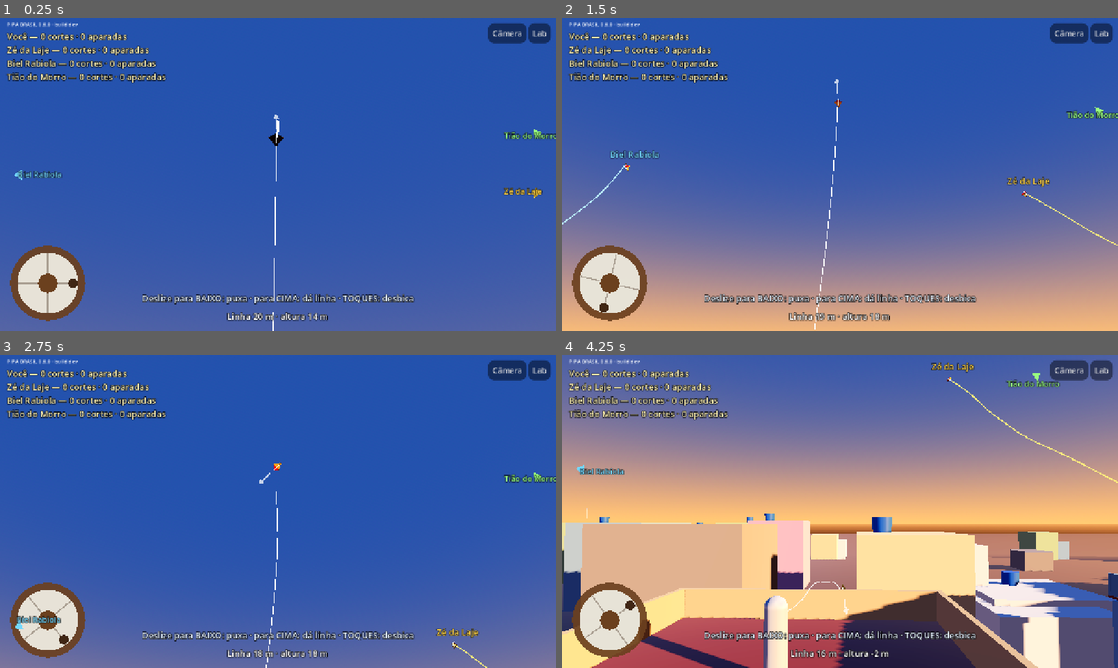
Above: before the commit, frames 1-4 (two rows, left to right).
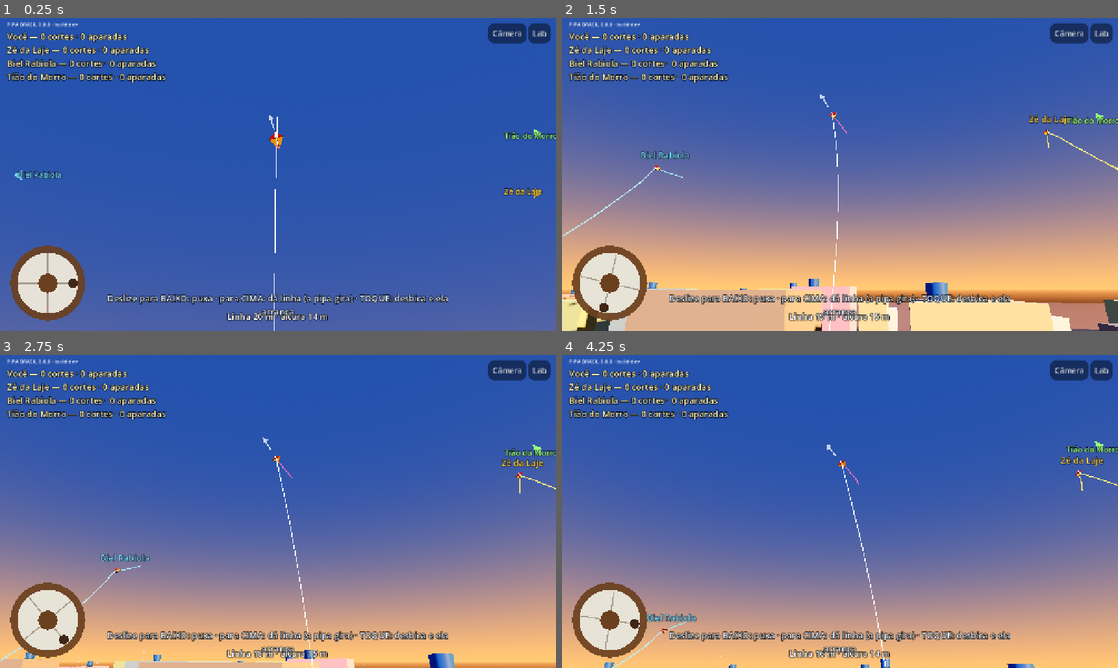
Above: after the commit, the same moments.

Repository: lucaskaeller201-ui/Pipa-Brasil
Game: Godot game, scene res://scenes/main/main.tscn
Two runs of this game, one before a commit and one after it. Both use one fixed random seed, a clock stepped at 60 frames per second and the inputs below.
Inputs (mouse positions are in pixels of both pictures, inside the frame that each line leads up to):
- Up to frame 1 (0.25 s): no input
- Up to frame 2 (1.5 s): click "Câmera" at 0.5 s; tap Enter at 1.25 s; move the mouse to (962, 158) at 1.27 s; hold W from 1.28 s (still down); tap Z at 1.35 s; click (962, 158) at 1.42 s
- Up to frame 3 (2.75 s): tap Space at 1.52 s; release W at 2 s; drag from (166, 527) to (250, 574) at 2.02 s
- Up to frame 4 (4.25 s): move the mouse to (895, 442) at 2.77 s; hold W 2.78-3.5 s; tap Q at 2.85 s; drag from (812, 574) to (673, 464) at 3.52 s

The runs differ from the first frame. In frame 1, 1.6% of the frame differs, in the area x 3-98%, y 30-100%; in frame 2, 55%; in frame 3, 54%; in frame 4, 94%, in the area x 0-100%, y 0-100%.

Commit message:
Pipa do Rio com rabiola, giro controlado, toque que trava; linhas laçadas
- KiteDefinition.pipa_rio(): rabiola, força lateral contra derrapagem,
  giro máximo 170°/s, vareta segura o bico com a linha esticada (D-026)
- Toque = puxão curto (trava o giro e arranca); dar linha até 3 m/s
- Linhas laçadas ficam juntas até uma romper; a linha que corre gasta a
  outra (D-027); faísca no ponto de encontro
- Testes: test_pipa_rio, test_laco

Co-Authored-By: Claude Opus 5.5 <noreply@anthropic.com>
Claude-Session: https://claude.ai/code/session_01VcBVPpGPHbKMkWY2F5CwiY

Diff:
--- a/game/match/livre.gd
+++ b/game/match/livre.gd
@@ -3,9 +3,10 @@
 ##
 ## Sem botões de comando: os gestos são os do pipeiro.
 ##   • Deslizar o dedo para BAIXO: puxa linha com a mão ("abraçar"); rápido = puxada forte.
-##   • Deslizar para CIMA: dá linha; soltando o dedo no embalo, a carretilha
-##     continua girando um pouco.
-##   • TOQUES rápidos: desbica (pequenas folgas; o bico gira a cada toque).
+##   • Deslizar para CIMA: dá linha (até 3 m/s); a pipa descarrega e gira num
+##     ritmo constante, mostrando o bico para todos os lados.
+##   • TOQUE rápido: desbica — um puxão curto que trava o giro; a pipa arranca
+##     reta para onde o bico parou (D-026).
 ## No PC: W/↓ puxa, S/↑ dá linha, Espaço desbica, arrastar com o mouse também vale.
 ## A física é a mesma do laboratório: os gestos viram comandos do PilotInput.
 
@@ -17,7 +18,8 @@
 
 const BOTS := 3
 const LINHA_POR_TELA := 1.6     ## m de linha por altura de tela deslizada
-const EMBALO := 0.9             ## s: quanto dura o giro da carretilha depois de soltar o dedo
+const EMBALO := 0.35            ## s: quanto a carretilha ainda gira depois de soltar o dedo
+const DAR_LINHA_MAX := 3.0      ## m/s: o mais rápido que se dá linha
 const TOQUE_MAX_S := 0.25
 const TOQUE_MAX_PX := 18.0
 const CORES := [Color(0.97, 0.97, 0.97), Color(1.0, 0.82, 0.25), Color(0.45, 0.85, 1.0),
@@ -103,7 +105,7 @@
 	var v := _velocidade_mao + teclado
 	if _dedos.is_empty() and v == 0.0:
 		v = -_embalo
-	e.haul_speed = clampf(v, -Pilot.HAUL_MAX_SPEED, Pilot.HAUL_MAX_SPEED)
+	e.haul_speed = clampf(v, -DAR_LINHA_MAX, Pilot.HAUL_MAX_SPEED)
 
 
 func _process(delta: float) -> void:
@@ -125,6 +127,8 @@
 			_linhas.call("desenhar_cadeia", fl.line.pos, cor.lerp(Color(1.0, 0.1, 0.05), clampf(fl.line.max_wear() / fl.line.strength, 0.0, 1.0)), 0.0012)
 		if fl.trailing_line != null:
 			_linhas.call("desenhar_cadeia", fl.trailing_line.pos, cor, 0.0012)
+		if fl.tail != null:
+			_linhas.call("desenhar_cadeia", fl.tail.pos, Color(1.0, 0.30, 0.60) if fl.tag <= 0 else cor.darkened(0.1), 0.02)
 	var eu := modo.you()
 	_giro_carretilha += eu.input.haul_speed * delta * 3.0
 	_atualizar_textos(eu)
@@ -215,7 +219,7 @@
 	if agora - float(d["t0"]) < TOQUE_MAX_S and posicao.distance_to(d["ini"]) < TOQUE_MAX_PX:
 		_desbicar()
 	elif _velocidade_mao < -0.5:
-		_embalo = -_velocidade_mao  # soltou no embalo de dar linha: a carretilha segue girando
+		_embalo = minf(-_velocidade_mao, DAR_LINHA_MAX)  # a carretilha ainda gira um instante
 
 
 func _arrasto(indice: int, posicao: Vector2, relativo: Vector2) -> void:
@@ -229,7 +233,7 @@
 	var eu := modo.you()
 	if _automatico or eu.cut or eu.pilot == null:
 		return
-	eu.pilot.trigger(Pilot.Impulse.DESBICAR, modo.world.time)
+	eu.pilot.trigger(Pilot.Impulse.PUXAO, modo.world.time)
 
 
 func _sobre_botao(posicao: Vector2) -> bool:
@@ -276,6 +280,17 @@
 		c.draw_line(centro + Vector2.from_angle(a) * 24.0, centro + Vector2.from_angle(a) * 68.0, Color(0.6, 0.55, 0.5, 0.8), 3.0)
 	var cabo := centro + Vector2.from_angle(_giro_carretilha) * 58.0
 	c.draw_circle(cabo, 11.0, Color(0.25, 0.15, 0.08))
+
+	# Faísca nos pontos em que as linhas estão laçadas.
+	for p in modo.world.combat.contact_points:
+		if _camera.is_position_behind(p):
+			continue
+		var s := _camera.unproject_position(p)
+		var brilho := 0.6 + 0.4 * sin(Time.get_ticks_msec() * 0.03)
+		for k in 6:
+			var a := k * PI / 3.0 + Time.get_ticks_msec() * 0.005
+			c.draw_line(s, s + Vector2.from_angle(a) * (10.0 + 6.0 * brilho), Color(1.0, 0.85, 0.3, brilho), 2.0)
+		c.draw_circle(s, 4.0, Color(1.0, 1.0, 0.8, brilho))
 
 	var eu := modo.you()
 	for f in modo.world.flyers:
@@ -363,7 +378,7 @@
 	_aviso.offset_top = 70.0
 	_aviso.offset_bottom = 160.0
 	_dica = _rotulo(raiz, 20, Color(0.9, 0.95, 1.0), HORIZONTAL_ALIGNMENT_CENTER)
-	_dica.text = "Deslize para BAIXO: puxa · para CIMA: dá linha · TOQUES: desbica"
+	_dica.text = "Deslize para BAIXO: puxa · para CIMA: dá linha (a pipa gira) · TOQUE: desbica e ela arranca"
 	_dica.set_anchors_preset(Control.PRESET_CENTER_BOTTOM)
 	_dica.offset_left = -420.0
 	_dica.offset_right = 420.0
--- a/game/modes/free_mode.gd
+++ b/game/modes/free_mode.gd
@@ -135,7 +135,7 @@
 	if velha != null:
 		velha.tag = -1           # vira avoada de ninguém
 		velha.line = null        # o pedaço que ficou na mão vai junto com o pipeiro
-	var f := world.add_flyer(KiteDefinition.raia_sem_rabiola(), p["base"], LINHA_INICIAL, 45.0, 0.0, true, 3.0)
+	var f := world.add_flyer(KiteDefinition.pipa_rio(), p["base"], LINHA_INICIAL, 45.0, 0.0, true, 3.0)
 	f.tag = i
 	p["flyer"] = f
 	p["respawn"] = -1.0
@@ -161,6 +161,11 @@
 				_messages.append("%s cortou %s!" % [_nome(autor), _nome_obj(vitima)])
 			else:
 				_messages.append("A linha de %s rompeu!" % _nome_obj(vitima))
+		"lacou":
+			var x := _dono(int(e["flyer"]))
+			var y := _dono(int(e["other"]))
+			if x >= 0 and y >= 0:
+				_messages.append("Laçou! %s × %s" % [_nome(x), _nome(y)])
 		"enroscou":
 			var quem := _dono(int(e["catcher"]))
 			if quem >= 0:
--- a/sim/combat/combat_system.gd
+++ b/sim/combat/combat_system.gd
@@ -34,6 +34,13 @@
 ## material de cchain), "captured": bool}
 var links: Array = []
 
+## Linhas laçadas (D-027): depois que duas linhas em voo se encostam, ficam
+## juntas até uma romper. Cada uma: {"a": Flyer, "b": Flyer, "ma": float,
+## "mb": float} (coordenadas no material das linhas, a partir da pipa).
+var engagements: Array = []
+## Pontos de encontro das linhas laçadas (para a tela mostrar faísca).
+var contact_points: PackedVector3Array = PackedVector3Array()
+
 var _pairs: Array = []
 var _chains: Array = []
 var _groups := PackedInt32Array()
@@ -76,7 +83,9 @@
 				a.last_contact = _owners[p[2]]
 				b.last_contact = _owners[p[0]]
 				_maybe_snag(p[0], p[1], p[2], p[3])
+				_maybe_engage(p[0], p[1], p[2], p[3])
 		_solve_links()
+		_solve_engagements(h, wear_rate if it == 0 else 0.0)
 
 
 ## Se uma das cadeias é de uma pipa avoada livre e a outra é a linha ou a
@@ -177,6 +186,11 @@
 			var seg := fl.line.weakest_segment()
 			var onde := fl.line.pos[seg].lerp(fl.line.pos[seg + 1], 0.5)
 			var quem: Flyer = fl.line.last_contact as Flyer
+			for e in engagements:
+				if e["a"] == fl:
+					quem = e["b"]
+				elif e["b"] == fl:
+					quem = e["a"]
 			fl.cut_line(seg)
 			events.append({"type": "ruptura", "flyer": fl.id, "segment": seg, "position": onde,
 				"by": quem.id if quem != null else -1})
@@ -198,6 +212,9 @@
 
 ## Esquece enroscos que envolvem um pipeiro que saiu do mundo.
 func forget(f: Flyer) -> void:
+	for e in engagements.duplicate():
+		if e["a"] == f or e["b"] == f:
+			engagements.erase(e)
 	for l in links.duplicate():
 		if l["avoada"] == f or l["catcher"] == f:
 			links.erase(l)
@@ -205,3 +222,52 @@
 				(l["catcher"] as Flyer).holding = maxi(0, (l["catcher"] as Flyer).holding - 1)
 			if l["avoada"] != f:
 				(l["avoada"] as Flyer).caught_by = null
+
+
+func _maybe_engage(ia: int, i: int, ib: int, j: int) -> void:
+	var fa: Flyer = _owners[ia]
+	var fb: Flyer = _owners[ib]
+	if fa == null or fb == null or fa == fb or fa.cut or fb.cut:
+		return
+	var a: ParticleChain = _chains[ia]
+	var b: ParticleChain = _chains[ib]
+	if a != fa.line or b != fb.line:
+		return
+	for e in engagements:
+		if (e["a"] == fa and e["b"] == fb) or (e["a"] == fb and e["b"] == fa):
+			return
+	var st := LineContact.closest_params(a.pos[i], a.pos[i + 1], b.pos[j], b.pos[j + 1])
+	engagements.append({"a": fa, "b": fb, "ma": a.material_coordinate(i, st.x), "mb": b.material_coordinate(j, st.y)})
+	events.append({"type": "lacou", "flyer": fa.id, "other": fb.id})
+
+
+## Acha de novo o ponto de encontro perto do anterior e segura as linhas juntas.
+func _solve_engagements(h: float, wear_k: float) -> void:
+	contact_points.clear()
+	for e in engagements.duplicate():
+		var fa: Flyer = e["a"]
+		var fb: Flyer = e["b"]
+		if fa.cut or fb.cut or fa.line == null or fb.line == null:
+			engagements.erase(e)
+			continue
+		var a := fa.line
+		var b := fb.line
+		var ia := int(a.locate_material(float(e["ma"])).x)
+		var ib := int(b.locate_material(float(e["mb"])).x)
+		var melhor := INF
+		var bi := ia
+		var bj := ib
+		var bst := Vector2.ZERO
+		for i in range(maxi(0, ia - 3), mini(a.size() - 1, ia + 4)):
+			for j in range(maxi(0, ib - 3), mini(b.size() - 1, ib + 4)):
+				var st := LineContact.closest_params(a.pos[i], a.pos[i + 1], b.pos[j], b.pos[j + 1])
+				var d := a.pos[i].lerp(a.pos[i + 1], st.x).distance_squared_to(b.pos[j].lerp(b.pos[j + 1], st.y))
+				if d < melhor:
+					melhor = d
+					bi = i
+					bj = j
+					bst = st
+		e["ma"] = a.material_coordinate(bi, bst.x)
+		e["mb"] = b.material_coordinate(bj, bst.y)
+		LineContact.hold_pair(a, bi, b, bj, CONTACT_RADIUS, h, wear_k)
+		contact_points.append(a.pos[bi].lerp(a.pos[bi + 1], bst.x))
--- a/sim/combat/line_contact.gd
+++ b/sim/combat/line_contact.gd
@@ -94,11 +94,53 @@
 	if wear_k > 0.0:
 		var va := a.vel[i].lerp(a.vel[i + 1], s)
 		var vb := b.vel[j].lerp(b.vel[j + 1], t)
-		var vrel := va - vb
-		var slide := (vrel - n * vrel.dot(n)).length()
-		var desgaste := wear_k * force * slide * h
-		a.add_wear(i, s, desgaste)
-		b.add_wear(j, t, desgaste)
+		_saw(a, i, s, b, j, t, va - vb, force, wear_k, h)
+	return force
+
+
+## Desgaste virtual do "relo" (D-027): a linha que CORRE no ponto de encontro
+## (o material dela passa pelo ponto) gasta a outra. Quem dá linha ou puxa
+## rápido contra uma linha parada leva vantagem.
+static func _saw(a: ParticleChain, i: int, s: float, b: ParticleChain, j: int, t: float, vrel: Vector3, force: float, wear_k: float, h: float) -> void:
+	var ta := (a.pos[i + 1] - a.pos[i]).normalized()
+	var tb := (b.pos[j + 1] - b.pos[j]).normalized()
+	var corre_a := absf(vrel.dot(ta))   # A desliza ao longo de si mesma
+	var corre_b := absf(vrel.dot(tb))
+	var base := 0.15 * (vrel.length())  # um pouco para os dois, sempre
+	a.add_wear(i, s, wear_k * force * (corre_b + base) * h)
+	b.add_wear(j, t, wear_k * force * (corre_a + base) * h)
+
+
+## Linhas laçadas (D-027): mantém os pontos mais próximos das duas linhas
+## encostados (distância = raio). Devolve a "força" de contato.
+static func hold_pair(a: ParticleChain, i: int, b: ParticleChain, j: int, radius: float, h: float, wear_k: float) -> float:
+	var p1 := a.pos[i]
+	var q1 := a.pos[i + 1]
+	var p2 := b.pos[j]
+	var q2 := b.pos[j + 1]
+	var st := closest_params(p1, q1, p2, q2)
+	var s := st.x
+	var t := st.y
+	var d := p1.lerp(q1, s) - p2.lerp(q2, t)
+	var dist := d.length()
+	if dist <= radius or dist < 1e-9:
+		return 0.0
+	var n := d / dist
+	var wa := a.inv_mass[i] * (1.0 - s) * (1.0 - s) + a.inv_mass[i + 1] * s * s
+	var wb := b.inv_mass[j] * (1.0 - t) * (1.0 - t) + b.inv_mass[j + 1] * t * t
+	var wsum := wa + wb
+	if wsum < 1e-12:
+		return 0.0
+	var dl := -(dist - radius) / wsum
+	a.pos[i] += n * (a.inv_mass[i] * (1.0 - s) * dl)
+	a.pos[i + 1] += n * (a.inv_mass[i + 1] * s * dl)
+	b.pos[j] -= n * (b.inv_mass[j] * (1.0 - t) * dl)
+	b.pos[j + 1] -= n * (b.inv_mass[j + 1] * t * dl)
+	var force := absf(dl) / (h * h)
+	if wear_k > 0.0:
+		var va := a.vel[i].lerp(a.vel[i + 1], s)
+		var vb := b.vel[j].lerp(b.vel[j + 1], t)
+		_saw(a, i, s, b, j, t, va - vb, force, wear_k, h)
 	return force
 
 
--- a/sim/kite/kite_body.gd
+++ b/sim/kite/kite_body.gd
@@ -144,6 +144,11 @@
 		aoa_acc += rad_to_deg(asin(minf(1.0, absf(sin_aoa)))) * area
 		area_acc += area
 	torque += _spin_moments(wind, t)
+	if d.side_force_coefficient > 0.0:
+		# Contra a derrapagem: ar ao longo da envergadura empurra de volta.
+		var x := rotation * Vector3(1.0, 0.0, 0.0)
+		var vx := (last_wind - velocity).dot(x)
+		force += x * (d.side_force_coefficient * 0.5 * RHO * d.total_area * absf(vx) * vx)
 	last_aero_force = force
 	last_aero_torque = torque
 	last_aoa_deg = aoa_acc / area_acc if area_acc > 0.0 else 0.0
@@ -192,6 +197,12 @@
 		var n := rotation * Vector3(0.0, 0.0, 1.0)
 		var wn := angular_velocity.dot(n)
 		angular_velocity -= n * (wn * (1.0 - exp(-definition.spin_damping_taut * b * b * h)))
+	if definition.spin_rate_max_deg > 0.0:
+		var n2 := rotation * Vector3(0.0, 0.0, 1.0)
+		var wn2 := angular_velocity.dot(n2)
+		var lim := deg_to_rad(definition.spin_rate_max_deg)
+		if absf(wn2) > lim:
+			angular_velocity -= n2 * (wn2 - signf(wn2) * lim)
 	_prev_rotation = rotation
 	_step_delta = velocity * h
 	position += _step_delta
--- a/sim/kite/kite_definition.gd
+++ b/sim/kite/kite_definition.gd
@@ -34,6 +34,12 @@
 ## onde ele está, e a pipa vai reta para onde aponta (D-024). Multiplica o
 ## quadrado do quanto a vareta está envergada; com a linha frouxa, some.
 @export var spin_damping_taut := 0.0
+## Giro máximo no plano da pipa (graus/s); 0 = sem limite. Com a linha frouxa
+## a pipa gira num ritmo que dá para acompanhar (D-026).
+@export var spin_rate_max_deg := 0.0
+## Força lateral contra a derrapagem (ar ao longo da envergadura): a pipa não
+## anda de lado; vai na direção da espinha, como uma flecha (D-026).
+@export var side_force_coefficient := 0.0
 
 @export_group("Rabiola")
 @export var tail_enabled := true
@@ -97,6 +103,25 @@
 	return d
 
 
+## Pipa do Rio (D-026): losango com vareta que enverga, rabiola de 2 m.
+## Com a linha esticada segura o bico e vai reta para onde ele aponta; dando
+## linha, gira num ritmo constante; um toque (puxão) trava o giro.
+## Calibrada no protótipo (tools/prototipo/fase4/sim2_fase5.py, exp8/exp9).
+static func pipa_rio() -> KiteDefinition:
+	var d := raia_laboratorio(0.0)
+	d.model_name = "Pipa do Rio"
+	d.flex_enabled = true
+	d.bow_stability = 0.0
+	d.spin_damping_quadratic = 1.0
+	d.spin_damping_linear = 0.3
+	d.spin_bias = 1.5
+	d.spin_damping_taut = 40.0
+	d.spin_rate_max_deg = 170.0
+	d.side_force_coefficient = 4.0
+	d.tail_enabled = true
+	return d
+
+
 ## Raia de combate sem rabiola, com vareta que enverga com a tensão.
 ## Com a linha esticada fica parada no céu com o bico para cima e, puxada,
 ## avança para onde o bico aponta; com a linha frouxa a vareta relaxa e ela
--- /dev/null
+++ b/tests/scenarios/test_laco.gd
@@ -0,0 +1,49 @@
+extends "res://tests/test_case.gd"
+## Linhas laçadas (D-027): quando duas linhas em voo se encostam, ficam juntas
+## até uma romper — não se soltam do nada. E a linha que corre gasta a outra.
+
+const DT := 1.0 / 120.0
+
+
+func _mundo() -> SimWorld:
+	var w := SimWorld.new()
+	w.wind = WindField.new(5.0)
+	w.add_flyer(KiteDefinition.pipa_rio(), Vector3.ZERO, 30.0, 50.0, 0.0, true, 3.0)
+	w.add_flyer(KiteDefinition.pipa_rio(), Vector3(10.0, 0.0, 0.0), 30.0, 28.0, 0.0, true, 3.0)
+	for i in roundi(8.0 / DT):
+		w.step(DT)
+	return w
+
+
+## B anda pela laje de um lado para o outro, passando a linha por baixo da de A.
+func _cruzar(w: SimWorld) -> bool:
+	var b: Flyer = w.flyers[1]
+	for i in roundi(6.0 / DT):
+		b.pilot.base.x = maxf(-10.0, b.pilot.base.x - 4.0 * DT)
+		w.step(DT)
+		if not w.combat.engagements.is_empty():
+			return true
+	return false
+
+
+func test_linhas_lacadas_nao_se_soltam_ate_alguem_cortar() -> void:
+	var w := _mundo()
+	assert_true(_cruzar(w), "as linhas se encontraram e laçaram")
+	var a: Flyer = w.flyers[0]
+	var b: Flyer = w.flyers[1]
+	# B descarrega (dá linha) sobre a linha de A, que fica parada.
+	b.input.haul_speed = -1.5
+	var t := 0.0
+	var soltou := false
+	while not a.cut and not b.cut and t < 30.0:
+		w.step(DT)
+		t += DT
+		if w.combat.engagements.is_empty() and not a.cut and not b.cut:
+			soltou = true
+			break
+	var quem := "A" if a.cut else ("B" if b.cut else "ninguém")
+	print("      [laço] %.1f s até o corte; cortada: %s; desgaste A %.2f, B %.2f" % [t, quem, a.line.max_wear(), b.line.max_wear()])
+	assert_false(soltou, "as linhas não se soltaram sem corte")
+	assert_true(a.cut or b.cut, "alguém foi cortado")
+	assert_true(a.cut, "quem descarrega (B) gasta a linha parada (A)")
+	assert_true(w.is_finite_state())
--- /dev/null
+++ b/tests/scenarios/test_pipa_rio.gd
@@ -0,0 +1,119 @@
+extends "res://tests/test_case.gd"
+## Pipa do Rio (D-026), com as regras pedidas pelo Lucas:
+## 1. com a linha esticada não anda de lado: vai para onde o bico aponta;
+## 2. dando linha, gira num ritmo constante e legível;
+## 3. um toque (puxão curto) trava o giro e ela arranca reta;
+## 4. tem rabiola. E o vento deixa ir bem para os lados.
+## Faixas calibradas no protótipo (tools/prototipo/fase4/exp8.py e exp9.py).
+
+const DT := 1.0 / 120.0
+
+
+func _voo(semente := 2) -> SimWorld:
+	var w := SimWorld.create_flight(WindField.new(5.0, 0.15, semente), KiteDefinition.pipa_rio(), 30.0, 45.0, 0.0, 4, true, 3.0)
+	_rodar(w, 12.0)
+	return w
+
+
+func _rodar(w: SimWorld, s: float) -> void:
+	for i in roundi(s / DT):
+		w.step(DT)
+
+
+func _dif(a: float, b: float) -> float:
+	return wrapf(a - b, -180.0, 180.0)
+
+
+func test_tem_rabiola_e_fica_parada_com_o_bico_para_cima() -> void:
+	var w := _voo()
+	var f: Flyer = w.flyers[0]
+	assert_not_null(f.tail, "a pipa do Rio tem rabiola")
+	var bico := 0.0
+	for i in roundi(10.0 / DT):
+		w.step(DT)
+		bico = maxf(bico, absf(f.nose_angle_deg()))
+	print("      [pipa do Rio parada, turbulência] bico até %.0f°; elevação %.0f°" % [bico, f.elevation_deg()])
+	assert_true(bico < 25.0, "bico para cima (máx %.0f°)" % bico)
+	assert_true(f.elevation_deg() > 35.0)
+
+
+func test_dando_linha_gira_num_ritmo_constante() -> void:
+	var w := _voo()
+	var f: Flyer = w.flyers[0]
+	f.input.haul_speed = -3.0
+	var taxas: Array[float] = []
+	for i in 10:
+		var a := f.nose_angle_deg()
+		_rodar(w, 0.2)
+		taxas.append(_dif(f.nose_angle_deg(), a) / 0.2)
+	f.input.clear()
+	print("      [dando linha 3 m/s] giro (°/s) a cada 0,2 s: %s" % [taxas.map(func(x): return roundi(x))])
+	var soma := 0.0
+	for k in range(3, 10):
+		soma += absf(taxas[k])
+		assert_true(absf(taxas[k]) < 185.0, "nunca gira rápido demais (%.0f°/s)" % taxas[k])
+	var media := soma / 7.0
+	assert_true(media > 100.0, "gira de verdade enquanto descarrega (média %.0f°/s)" % media)
+	assert_true(w.is_finite_state())
+
+
+## Dá linha, espera o bico apontar perto de `alvo` graus, toca (puxão) e puxa.
+func _mirar_e_puxar(w: SimWorld, alvo: float, segundos: float) -> Dictionary:
+	var f: Flyer = w.flyers[0]
+	f.input.haul_speed = -3.0
+	var t := 0.0
+	while absf(_dif(f.nose_angle_deg(), alvo)) > 12.0 and t < 8.0:
+		w.step(DT)
+		t += DT
+	f.input.clear()
+	var bico0 := f.nose_angle_deg()
+	f.pilot.trigger(Pilot.Impulse.PUXAO, w.time)
+	var b_antes := f.nose_angle_deg()
+	_rodar(w, 0.15)
+	var giro_toque := absf(_dif(f.nose_angle_deg(), b_antes)) / 0.15
+	f.input.haul_speed = 3.0
+	var p0 := f.sky_position_deg()
+	var rumos: Array[float] = []
+	var az_max := 0.0
+	var el_min := 90.0
+	var anterior := p0
+	for i in roundi(segundos / 0.25):
+		_rodar(w, 0.25)
+		var p := f.sky_position_deg()
+		var d := p - anterior
+		if d.length() > 0.5:
+			rumos.append(rad_to_deg(atan2(d.x, d.y)))
+		anterior = p
+		az_max = maxf(az_max, absf(p.x))
+		el_min = minf(el_min, p.y)
+	f.input.clear()
+	return {"bico0": bico0, "bico1": f.nose_angle_deg(), "giro_toque": giro_toque, "rumos": rumos,
+		"az_max": az_max, "el_min": el_min, "andou": f.sky_position_deg() - p0}
+
+
+func test_toque_trava_o_giro_e_a_pipa_vai_reta_como_flecha() -> void:
+	for alvo in [-60.0, 50.0, 0.0]:
+		var w := _voo()
+		var r := _mirar_e_puxar(w, alvo, 2.0)
+		var rumos: Array[float] = r["rumos"]
+		print("      [mira %.0f°] bico %.0f° → %.0f°; giro logo após o toque %.0f°/s; rumo: %s; andou %s" % [
+			alvo, r["bico0"], r["bico1"], r["giro_toque"], rumos.map(func(x): return roundi(x)), r["andou"]])
+		assert_true(rumos.size() >= 4, "andou durante a puxada")
+		var media := 0.0
+		for x in rumos:
+			media += x
+		media /= maxf(1.0, rumos.size())
+		for x in rumos:
+			assert_true(absf(_dif(x, media)) < 15.0, "trajetória reta (rumo %.0f°, média %.0f°)" % [x, media])
+		assert_true(absf(_dif(media, r["bico0"])) < 30.0, "vai para onde o bico aponta (rumo %.0f°, bico %.0f°)" % [media, r["bico0"]])
+		assert_true(absf(_dif(r["bico1"], r["bico0"])) < 20.0, "o bico não vira durante a puxada")
+		assert_true(w.is_finite_state())
+
+
+func test_o_vento_deixa_ir_bem_para_o_lado() -> void:
+	for alvo in [-90.0, 90.0]:
+		var w := _voo()
+		var r := _mirar_e_puxar(w, alvo, 4.0)
+		print("      [para o lado %.0f°] chegou a %.0f° de azimute; elevação mínima %.0f°" % [alvo, r["az_max"], r["el_min"]])
+		assert_true(r["az_max"] > 55.0, "foi longe para o lado (%.0f°)" % r["az_max"])
+		assert_true(r["el_min"] > -2.0)
